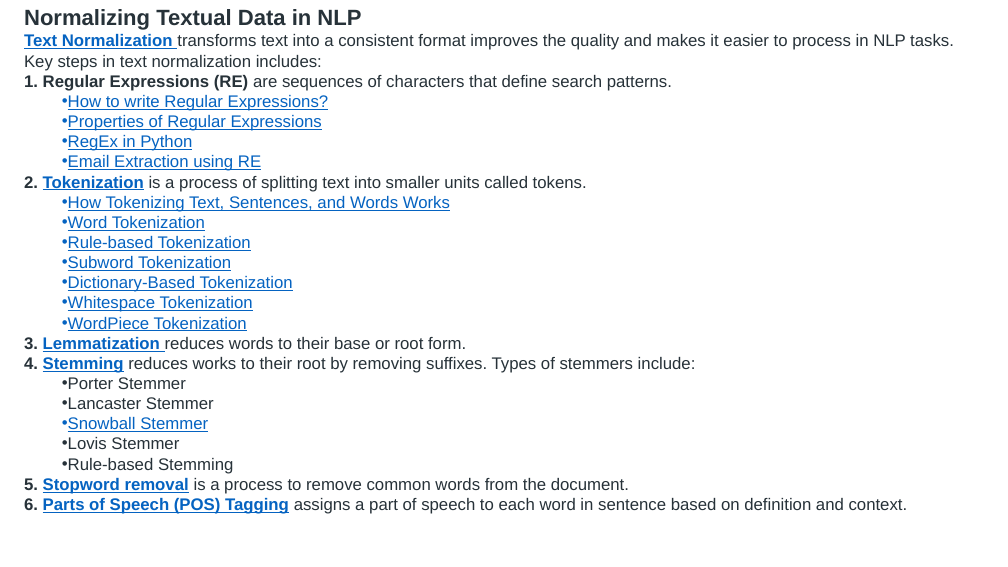
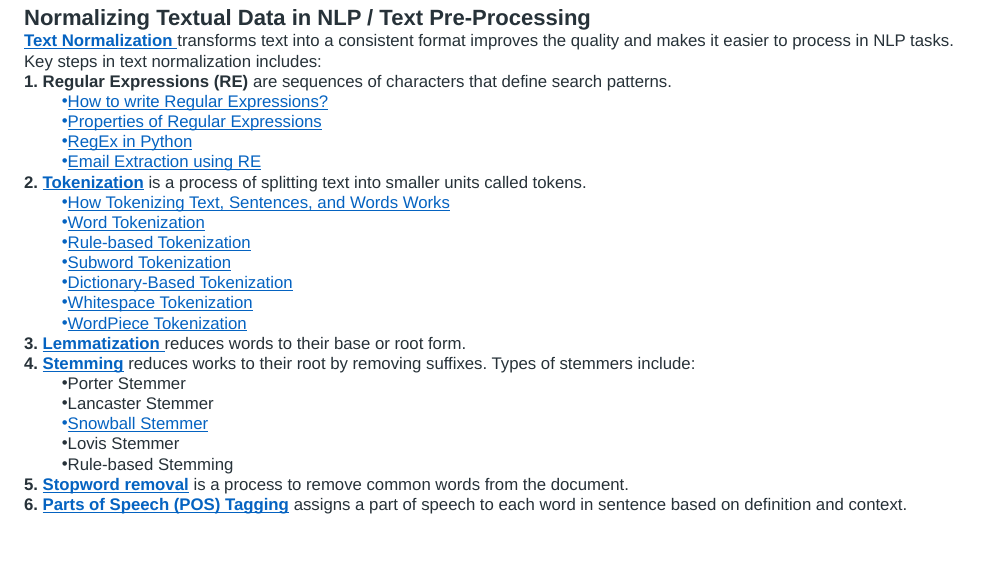
Before and after one commit to shahil04/ds_materials, a slide deck: slide 22 of 9.Deep_learning/class_11.0_NLP_text_preprocessing_.pptx (slide 21 before the commit). Drawn at 1008x567 pixels with LibreOffice and Linux fonts; fonts in the diff are those of the drawing. Boxes give left, top, right and bottom in pixels: in the first picture for what was removed or moved away, otherwise in the second. Text is boxed around its words. In the diff, an @@ line names an element or a change of style, - is before the commit and + after.

```diff
--- a/9.Deep_learning/class_11.0_NLP_text_preprocessing_.pptx
+++ b/9.Deep_learning/class_11.0_NLP_text_preprocessing_.pptx
@@ text at [24,9,591,30]: text changed @@
-Normalizing Textual Data in NLP
+Normalizing Textual Data in NLP / Text Pre-Processing
```
Also in this commit, not shown: 11 other slides changed, 10 slides added, 6 slides removed, 10 other files.
